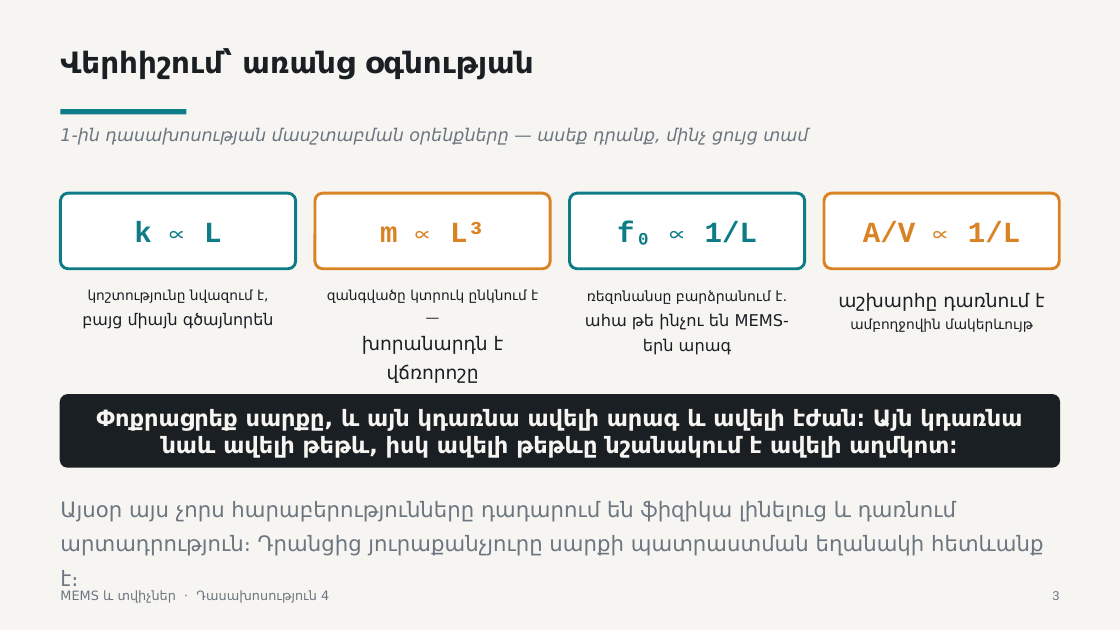
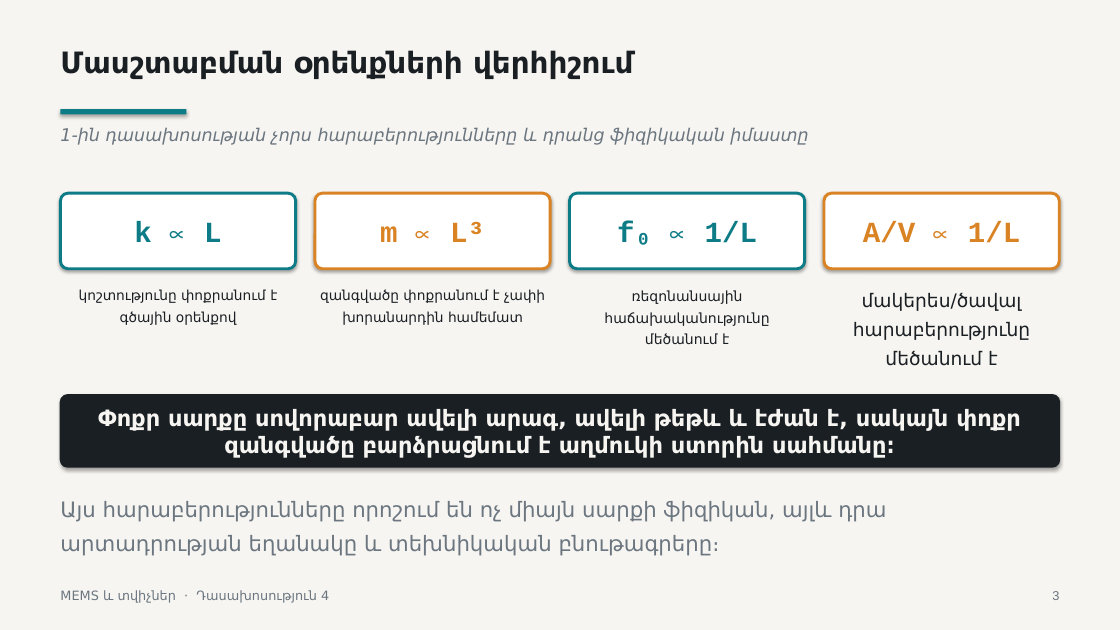
Before and after one commit to Vhovh99/mems-and-sensors-subject, a slide deck: slide 3 of lectures/lecture-04/output/L4-MEMS-structures-transduction-and-packaging-HY.pptx. Drawn at 1120x630 pixels with LibreOffice and Linux fonts; fonts in the diff are those of the drawing. Boxes give left, top, right and bottom in pixels: in the first picture for what was removed or moved away, otherwise in the second. Text is boxed around its words. In the diff, an @@ line names an element or a change of style, - is before the commit and + after.

```diff
--- a/lectures/lecture-04/output/L4-MEMS-structures-transduction-and-packaging-HY.pptx
+++ b/lectures/lecture-04/output/L4-MEMS-structures-transduction-and-packaging-HY.pptx
@@ text at (x1=60, y1=50, x2=633, y2=79): text changed @@
-Վերհիշում՝ առանց օգնության
+Մասշտաբման օրենքների վերհիշում
@@ text at (x1=60, y1=128, x2=808, y2=145): text changed @@
-1-ին դասախոսության մասշտաբման օրենքները — ասեք դրանք, մինչ ցույց տամ
+1-ին դասախոսության չորս հարաբերությունները և դրանց ֆիզիկական իմաստը
@@ text at (x1=79, y1=289, x2=277, y2=325): text changed @@
-կոշտությունը նվազում է,
-բայց միայն գծայնորեն
+կոշտությունը փոքրանում է գծային օրենքով
@@ text at (x1=320, y1=289, x2=545, y2=325): text changed @@
-զանգվածը կտրուկ ընկնում է —
-խորանարդն է վճռորոշը
+զանգվածը փոքրանում է չափի խորանարդին համեմատ
@@ text at (x1=604, y1=290, x2=769, y2=344): text changed; size 13.9 to 12 pt @@
-ռեզոնանսը բարձրանում է․
-ահա թե ինչու են MEMS-երն արագ
+ռեզոնանսային հաճախականությունը մեծանում է
@@ text at (x1=853, y1=293, x2=1030, y2=366): text changed; size 11.8 to 16 pt @@
-աշխարհը դառնում է
-ամբողջովին մակերևույթ
+մակերես/ծավալ հարաբերությունը մեծանում է
@@ shadow on in 7 elements at (x1=60, y1=193, x2=296, y2=269), (x1=315, y1=193, x2=550, y2=269), (x1=570, y1=193, x2=805, y2=269), (x1=824, y1=193, x2=1060, y2=269), (x1=0, y1=0, x2=1120, y2=630), (x1=60, y1=109, x2=187, y2=114), (x1=60, y1=395, x2=1060, y2=467) @@
@@ text in rounded rectangle at (x1=98, y1=409, x2=1021, y2=458): text changed @@
-Փոքրացրեք սարքը, և այն կդառնա ավելի արագ և ավելի էժան։ Այն կդառնա նաև ավելի թեթև, իսկ ավելի թեթևը նշանակում է ավելի աղմկոտ։
+Փոքր սարքը սովորաբար ավելի արագ, ավելի թեթև և էժան է, սակայն փոքր զանգվածը բարձրացնում է աղմուկի ստորին սահմանը։
@@ text at (x1=60, y1=501, x2=886, y2=556): text changed @@
-Այսօր այս չորս հարաբերությունները դադարում են ֆիզիկա լինելուց և դառնում արտադրություն։ Դրանցից յուրաքանչյուրը սարքի պատրաստման եղանակի հետևանք է։
+Այս հարաբերությունները որոշում են ոչ միայն սարքի ֆիզիկան, այլև դրա արտադրության եղանակը և տեխնիկական բնութագրերը։
```
Also in this commit, not shown: 41 other slides changed, 4 other files.
